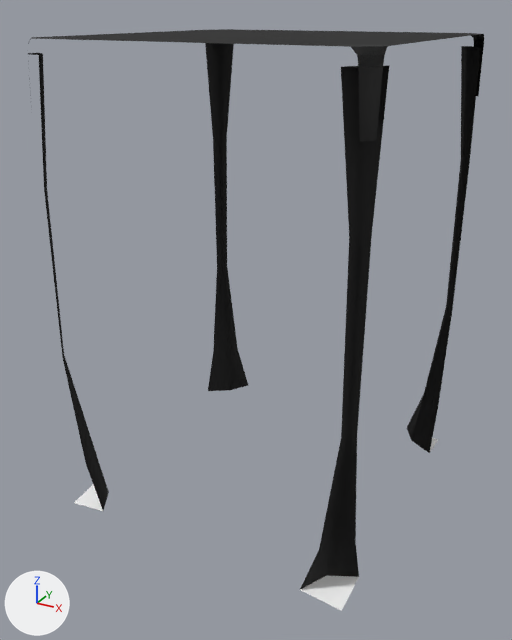
A saved change to the glTF model web/public/assets/acnh/cliff/4-c-0.glb.
Rendered twice from a camera (50 mm lens) standing at (10.2, -19.52, 0.71) and looking at (-0.16, -0.69, -8.7). Arrows for +X, +Y and +Z are at lower left; the lights stay in place. The picture after the commit comes second. Where no turn or scale is listed for an object, it has been applied to the vertices.

Objects in the first picture: 'CliffThin_1__mCliff', 'GrassB_1__mGrass', 'GrassOP_1__mGrassCliffXlu', 'GrassT__mGrass'.
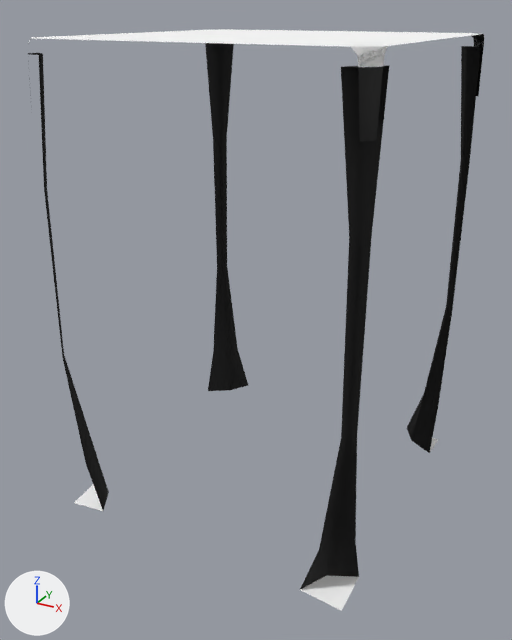
Where the change shows, as pixel boxes (x1, y1, x2, y2) in the pictures (512 x 640 px):
'GrassT__mGrass', recoloured (lighter): (28, 29, 484, 67) in both

Patch to the scene script:
```diff
--- a/web/public/assets/acnh/cliff/4-c-0.glb.py
+++ b/web/public/assets/acnh/cliff/4-c-0.glb.py
@@ me_grasst__mgrass_mesh @@
 me_grasst__mgrass_mesh.from_pydata(...)  # 37 vertices, 40 faces; spans x -5.0..5.0, y -5.0..5.0, z -0.39..0.0
-me_grasst__mgrass_mesh.materials.append(mat_mgrass_001)
+me_grasst__mgrass_mesh.materials.append(mat_mgrass)  # white #ffffff
```
